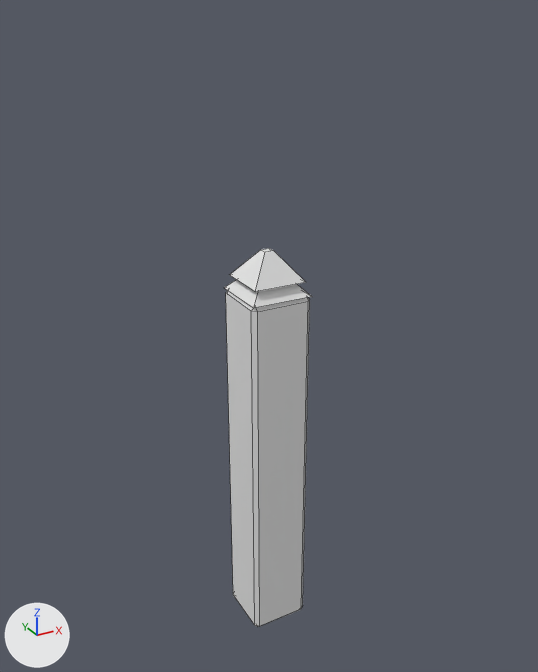
A saved change to the Blender file assets/art/source/Environment/FencePost/model.blend.
The view is the same before and after, from a 50 mm lens placed at (-3.1, -5.66, 6.09), pointed at (0.07, 0.09, 3.21). Every picture has the same lights, and +X, +Y and +Z are marked at lower left. The first picture is the older version. Mesh edges are drawn as thin lines.

Names of what the first picture shows: 'Post__WoodWarmShade', 'Snow__SnowWhite'.
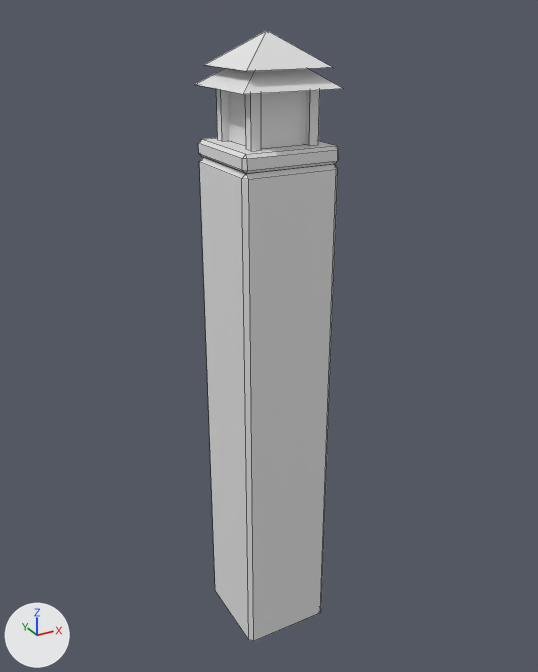
Where the change shows, as pixel boxes [x1, y1, x2, y2] in the pictures (538 x 672 px; the box of a moved part takes in the faces that stretch with it):
'Post__WoodWarmShade', reshaped (67% wider, 65% taller): before [224, 280, 312, 627]; after [195, 68, 343, 641]
'Snow__SnowWhite', reshaped (70% wider, 9% shorter): before [230, 248, 305, 292]; after [205, 31, 333, 71]
'Glow__LightWarm', added: after [228, 91, 306, 148]
part 1 of me_post__woodwarmshade, added: after [245, 93, 261, 151]
part 2 of me_post__woodwarmshade, added: after [216, 89, 229, 141]
part 3 of me_post__woodwarmshade, added: after [305, 90, 320, 146]
part 4 of me_post__woodwarmshade, moved or reshaped: before [224, 280, 312, 308]; after [195, 68, 343, 94]
part 5 of me_post__woodwarmshade, rebuilt (64% wider, 44% taller): before [226, 291, 310, 627]; after [200, 157, 338, 641]
part 6 of me_post__woodwarmshade, added: after [198, 138, 339, 174]
part 7 of me_snow__snowwhite, deleted: before [230, 248, 305, 292]
part 8 of me_snow__snowwhite, added: after [205, 31, 333, 71]

What changed in the scene script:
```text
Change me_post__woodwarmshade:
    used by ob_post__woodwarmshade; location = (0.0, 0.0, 0.0)
    remove me_post__woodwarmshade.from_pydata(...)  # 29 vertices, 31 faces; spans x -0.3..0.3, y -0.3..0.3, z 0.0..4.0
    add me_post__woodwarmshade.from_pydata(...)  # 85 vertices, 81 faces; spans x -0.45..0.45, y -0.45..0.45, z 0.0..5.81
    me_post__woodwarmshade part 1: a new loose piece, a box spanning x -0.315..-0.225, y -0.315..-0.225, z 5.05..5.5
    me_post__woodwarmshade part 2: a new loose piece, a box spanning x -0.315..-0.225, y 0.225..0.315, z 5.05..5.5
    me_post__woodwarmshade part 3: a new loose piece, a box spanning x 0.225..0.315, y -0.315..-0.225, z 5.05..5.5
    me_post__woodwarmshade part 4: the loose piece of 5 vertices spanning x -0.3..0.3, y -0.3..0.3, z 3.7..4.0 is scaled about its middle by (1.5, 1.5, 1.05), then moved by (0.0, 0.0, 1.81)
    me_post__woodwarmshade part 5: the loose piece of 24 vertices spanning x -0.3..0.3, y -0.3..0.3, z 0.0..3.7 is rebuilt with 24 vertices and now spans x -0.45..0.45, y -0.45..0.45, z 0.0..4.9
    me_post__woodwarmshade part 6: a new loose piece of 24 vertices spanning x -0.45..0.45, y -0.45..0.45, z 4.9..5.05
    other edits to the shape of me_post__woodwarmshade do not show in these pictures
Change me_snow__snowwhite:
    used by ob_snow__snowwhite; location = (0.0, 0.0, 0.0)
    verts and faces of me_snow__snowwhite; kept vertices keep their numbers, new ones are numbered from 8
    before: 0 (-0.258, 0.258, 3.83) at pixel (229, 274), 1 (-0.042, 0.042, 4.1) at pixel (260, 249), 2 (0.258, 0.258, 3.83), 3 (0.042, 0.042, 4.1) at pixel (269, 248), 4 (0.258, -0.258, 3.83) at pixel (306, 282)
    before: 5 (0.042, -0.042, 4.1) at pixel (273, 250), 6 (-0.258, -0.258, 3.83) at pixel (255, 291), 7 (-0.042, -0.042, 4.1) at pixel (265, 252)
    remove me_snow__snowwhite.from_pydata(...)  # 8 vertices, 6 faces; spans x -0.258..0.258, y -0.258..0.258, z 3.83..4.1
    add me_snow__snowwhite.from_pydata(...)  # 5 vertices, 5 faces; spans x -0.387..0.387, y -0.387..0.387, z 5.657..5.928
    me_snow__snowwhite part 7
    add delete_vertices([*range(0, 8)])  # with the faces that use them
    me_snow__snowwhite part 8
    add verts[8] = (-0.387, 0.387, 5.657)  # pixel (203, 65)
    add verts[9] = (0.387, 0.387, 5.657)
    add verts[10] = (0.387, -0.387, 5.657)  # pixel (333, 67)
    add verts[11] = (-0.387, -0.387, 5.657)  # pixel (246, 71)
    add verts[12] = (0.0, 0.0, 5.928)  # pixel (266, 30)
    add faces += [(8, 12, 9), (9, 12, 10), (8, 9, 10, 11), (10, 12, 11), (8, 11, 12)]
Add me_glow__lightwarm:
    me_glow__lightwarm.from_pydata(...)  # a box spanning x -0.248..0.248, y -0.248..0.248, z 5.05..5.5
Add ob_glow__lightwarm:
    ob_glow__lightwarm = bpy.data.objects.new('Glow__LightWarm', me_glow__lightwarm)
    ob_glow__lightwarm.location = (0.0, 0.0, 0.0)
```
